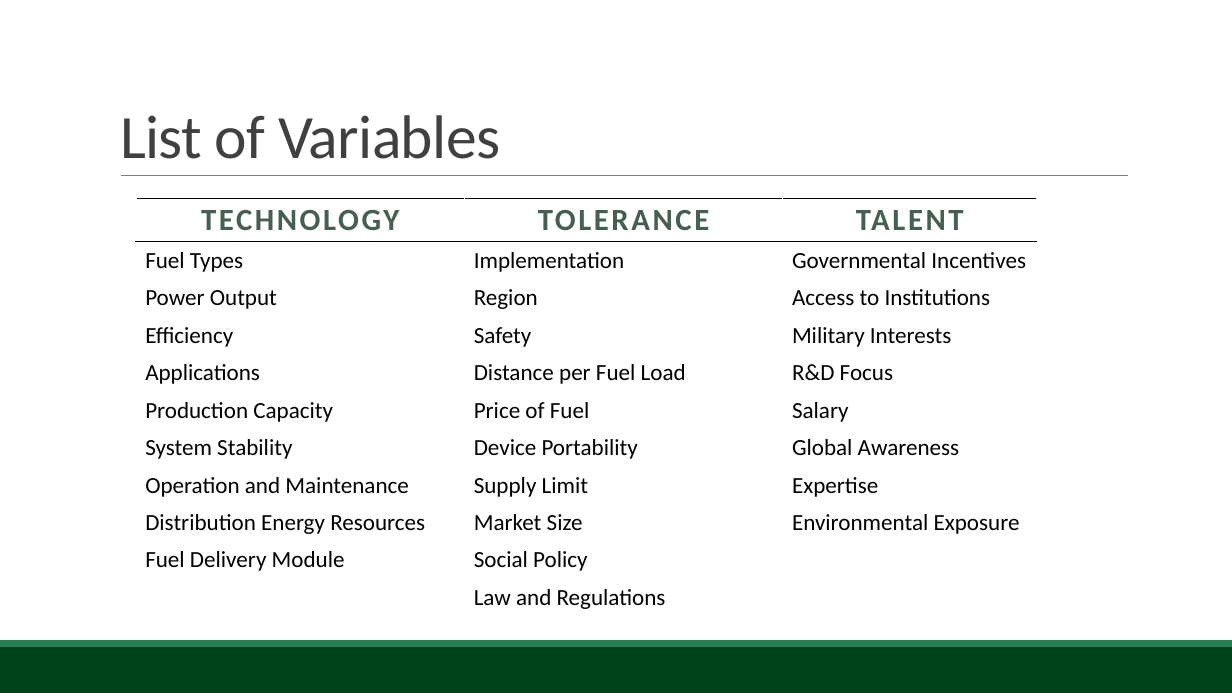
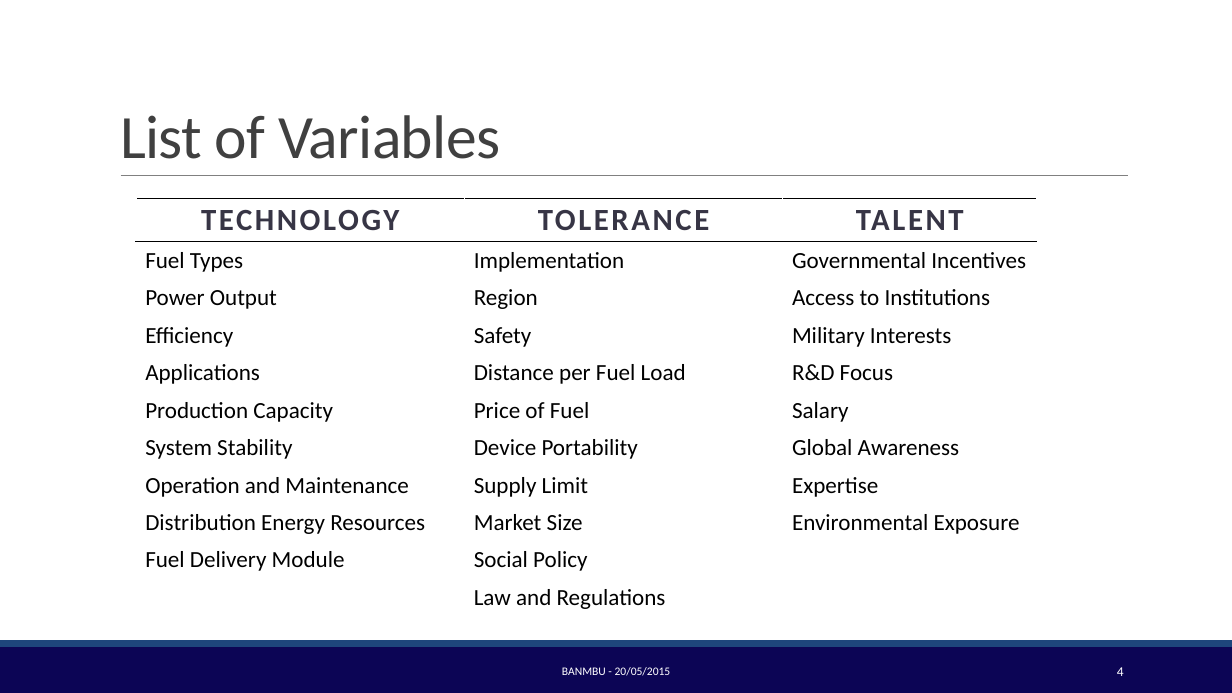
Before and after one commit to BambuGMS/Industry-Analysis-Report, a slide deck: slide 4 of Assignments/Presentations/2015.05.20Presentation_2.pptx. Drawn at 1232x693 pixels with LibreOffice and Linux fonts; fonts in the diff are those of the drawing; background and template pictures are left out. Boxes give left, top, right and bottom in pixels: in the first picture for what was removed or moved away, otherwise in the second. Text is boxed around its words. In the diff, an @@ line names an element or a change of style, - is before the commit and + after.

```diff
--- a/Assignments/Presentations/2015.05.20Presentation_2.pptx
+++ b/Assignments/Presentations/2015.05.20Presentation_2.pptx
@@ table at (136, 199, 1037, 616) @@
@@ text colour #455F51 to #373545 in "TECHNOLOGY", "TOLERANCE", "TALENT" @@
@@ rectangle at (0, 647, 1232, 693): fill #004219 to #0C0555 @@
@@ rectangle at (0, 640, 1232, 647): fill #297D53 to #1E467C @@
@@ text added at (562, 667, 671, 676), 9 pt, text #FFFFFF @@
+BANMBU - 20/05/2015
@@ page number added at (1117, 667, 1124, 676), 10.5 pt, text #FFFFFF @@
+4
```
Also in this commit, not shown: 7 other slides changed, 2 slides added, 3 slides removed.
